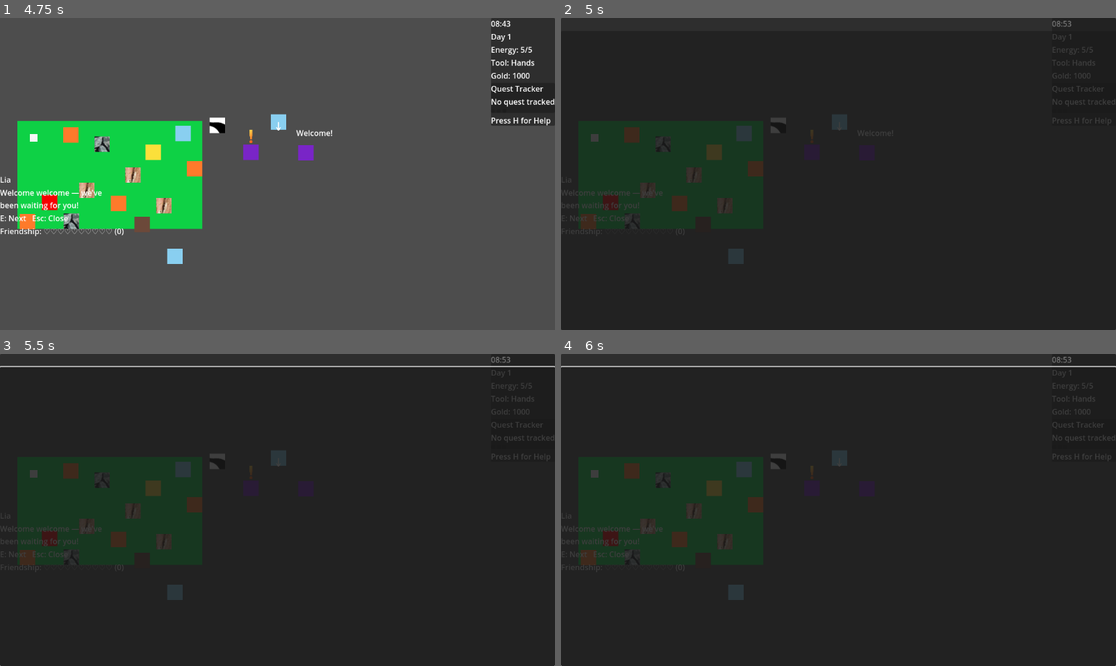
Above: before the commit, frames 1-4 (two rows, left to right).
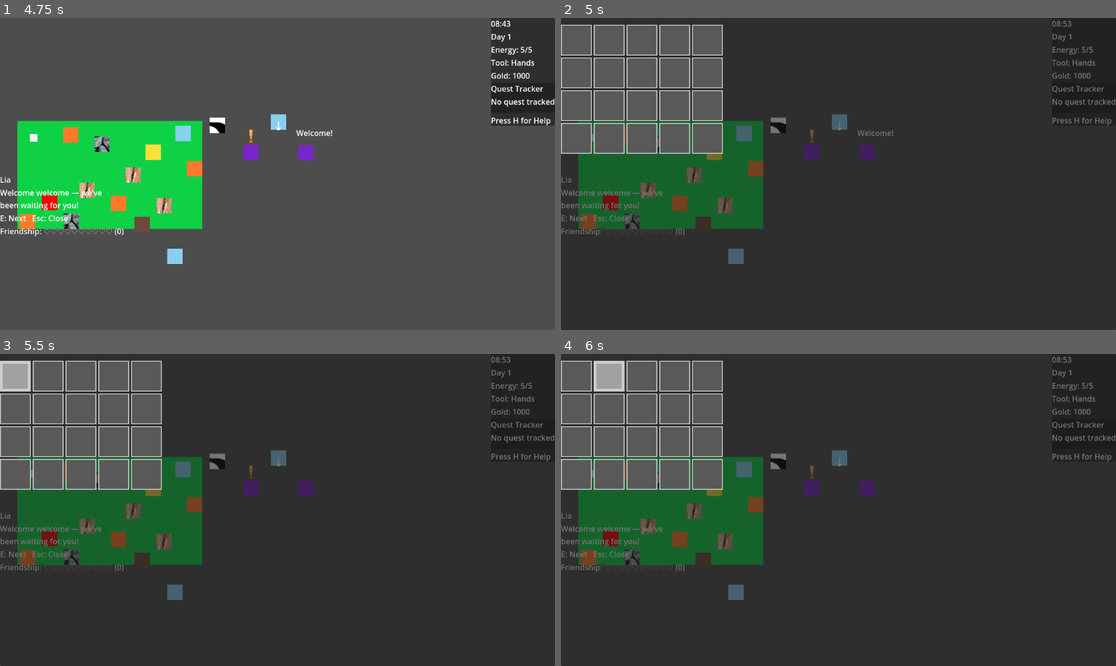
Above: after the commit, the same moments.

Repository: Elias-Fariz/agri-cultured
Game: Godot game, scene res://tscn/Farm.tscn
The game is run twice, just before and just after one commit, with the same random seed, the same clock (stepped at 60 frames per second) and the same inputs.
Inputs (mouse positions are in pixels of both pictures, inside the frame that each line leads up to):
- Up to frame 1 (4.75 s): tap H (open_help) at 0.5, 2, 2.75, 3.5, 4.25 s; move the mouse to (399, 158) at 0.52 s; hold D (move_right) 0.53-1.25 s; hold E (interact) 0.53-1.25 s; tap Enter (ui_accept) at 0.77, 0.8, 1.07, 2.1, 2.27, 2.57, 3.05, 3.77, 4.07, 4.52, 4.55 s; click (460, 111) at 1.25 s; move the mouse to (166, 189) at 2.02 s; hold S (move_down) 2.03-2.78 s; tap E (interact) at 2.3, 3.8 s; move the mouse to (333, 105) at 2.77 s; hold D (move_right) 2.78-3.53 s; hold = (camera_zoom_in) 2.78-3.53 s; move the mouse to (249, 236) at 3.52 s; hold W (move_up) 3.53-4.28 s; tap - (camera_zoom_out) at 3.6 s; move the mouse to (444, 220) at 4.27 s; hold A (move_left) from 4.28 s (still down); hold E (interact) from 4.28 s (still down)
- Up to frame 2 (5 s): keep holding A (move_left); keep holding E (interact); tap Enter (ui_accept) at 4.82 s; tap T (open_inventory) at 4.9 s
- Up to frame 3 (5.5 s): release A (move_left) at 5 s; release E (interact) at 5 s; click (16, 375) at 5.02 s
- Up to frame 4 (6 s): click (610, 375) at 5.77 s

Frame 1 is identical in both runs. In frame 2, 21% of the frame differs, in the area x 0-100%, y 2-79%; in frame 3, 22%, in the area x 0-100%, y 2-100%; in frame 4, 22%.

Commit message:
inventory revamp!
changed inventory system to now be a grid system able to hover and select items, will need to apply drag-and-drop later

Diff:
--- /dev/null
+++ b/scripts/InventorySlot.gd
@@ -0,0 +1,136 @@
+# res://ui/inventory/InventorySlot.gd
+extends Button
+class_name InventorySlot
+
+@onready var image: TextureRect = $Icon
+@onready var name_label: Label = $Name
+@onready var qty_label: Label = $Qty
+
+var slot_index: int = -1
+var item_id: String = ""
+var qty: int = 0
+var has_item: bool = false
+
+@export var style_empty: StyleBox
+@export var style_filled: StyleBox
+@export var style_hover: StyleBox
+@export var style_selected: StyleBox   # optional, but nice for toggle_mode selection
+
+var _hovered: bool = false
+
+func _ready() -> void:
+	mouse_entered.connect(_on_mouse_enter)
+	mouse_exited.connect(_on_mouse_exit)
+
+	# ✅ refresh visuals whenever Godot changes button_pressed (click OR code)
+	toggled.connect(_on_toggled)
+
+	_apply_visual_state()
+
+
+func _on_toggled(_pressed: bool) -> void:
+	_apply_visual_state()
+
+
+# Optional: lets InventoryUI force a refresh after it changes button_pressed
+func refresh_visuals() -> void:
+	_apply_visual_state()
+
+
+# -------------------------------------------------------------------
+# Public API
+# -------------------------------------------------------------------
+func set_item(id: String, count: int, tex: Texture2D) -> void:
+	item_id = id
+	qty = count
+	has_item = (id.strip_edges() != "" and count > 0)
+
+	# IMPORTANT: don't disable the Button, or "disabled" style will override everything.
+	# We'll just ignore presses when empty instead.
+	disabled = false
+	focus_mode = Control.FOCUS_ALL if has_item else Control.FOCUS_NONE
+	mouse_default_cursor_shape = Control.CURSOR_POINTING_HAND if has_item else Control.CURSOR_ARROW
+
+	# Quantity
+	qty_label.text = str(count) if has_item else ""
+
+	# Icon vs name fallback
+	if has_item and tex != null:
+		image.texture = tex
+		image.visible = true
+		name_label.visible = false
+	else:
+		image.texture = null
+		image.visible = false
+		name_label.visible = has_item
+		name_label.text = id
+
+	_apply_visual_state()
+
+
+func clear_item() -> void:
+	set_item("", 0, null)
+
+
+# -------------------------------------------------------------------
+# Input behavior
+# -------------------------------------------------------------------
+func _on_pressed() -> void:
+	# If empty, immediately unpress / untoggle and do nothing.
+	if not has_item:
+		set_pressed_no_signal(false)
+
+
+# -------------------------------------------------------------------
+# Hover visuals
+# -------------------------------------------------------------------
+func _on_mouse_enter() -> void:
+	_hovered = true
+	_apply_visual_state()
+
+func _on_mouse_exit() -> void:
+	_hovered = false
+	_apply_visual_state()
+
+
+# -------------------------------------------------------------------
+# Style application
+# -------------------------------------------------------------------
+func _apply_visual_state() -> void:
+	# Safety: if you forgot to assign styleboxes in the inspector, don’t crash.
+	var base_style: StyleBox = style_filled if has_item else style_empty
+
+	# Base states
+	if base_style != null:
+		add_theme_stylebox_override("normal", base_style)
+		add_theme_stylebox_override("disabled", base_style) # just in case you disable later
+		add_theme_stylebox_override("focus", base_style)
+
+	# Hover state
+	if _hovered and style_hover != null:
+		add_theme_stylebox_override("hover", style_hover)
+
+		# This is the trick: some Button states still draw "normal" while hovered,
+		# depending on theme, so also override normal during hover.
+		add_theme_stylebox_override("normal", style_hover)
+	else:
+		# Remove hover override; restore base style
+		remove_theme_stylebox_override("hover")
+		if base_style != null:
+			add_theme_stylebox_override("normal", base_style)
+
+	# Selected (toggle_mode) look — apply to normal too so it persists after mouse-up
+	if button_pressed and style_selected != null:
+		add_theme_stylebox_override("normal", style_selected)
+		add_theme_stylebox_override("hover", style_selected)
+		add_theme_stylebox_override("pressed", style_selected)
+		add_theme_stylebox_override("focus", style_selected)
+		add_theme_stylebox_override("disabled", style_selected)
+	else:
+		# restore base styles
+		if base_style != null:
+			add_theme_stylebox_override("normal", base_style)
+			add_theme_stylebox_override("pressed", base_style)
+			add_theme_stylebox_override("focus", base_style)
+			add_theme_stylebox_override("disabled", base_style)
+		# hover is handled by your hover logic above
--- a/scripts/InventoryUI.gd
+++ b/scripts/InventoryUI.gd
@@ -1,72 +1,37 @@
-# InventoryUI.gd
+# res://ui/InventoryUI.gd
 extends BaseOverlay
 
 @onready var panel: Panel = $Panel
-@onready var item_list: ItemList = $Panel/VBoxContainer/ItemList
-
+@onready var grid: GridContainer = $Panel/VBoxContainer/Scroll/Grid
+
+@export var slot_count: int = 30            # ✅ change this later anytime
+@export var columns: int = 6                # Grid width
+@export var slot_scene: PackedScene = preload("res://ui/InventorySlot.tscn")
+
+var _slots: Array[InventorySlot] = []
+
+var _selected_slot_index: int = -1
 var _selected_item_id: String = ""
-var _selected_index: int = -1
+
+var _slot_group := ButtonGroup.new()
 
 func _ready() -> void:
 	super._ready()
 	if Engine.is_editor_hint():
 		return
 
-	# Track selection changes
-	item_list.item_selected.connect(_on_item_selected)
-	item_list.item_activated.connect(_on_item_activated) # double-click or Enter depending on OS
-
+	_slot_group.allow_unpress = true
+	_build_slots()
 	_refresh_from_gamestate()
-
-
-func _unhandled_input(event: InputEvent) -> void:
-	if Engine.is_editor_hint():
-		return
-	if not is_open():
-		return
-
-	# Press Enter to "use" the selected item (eat if edible)
-	if event.is_action_pressed("ui_accept"):
-		_try_use_selected()
-		get_viewport().set_input_as_handled()
-		return
-
-	# Optional: Press E to use as well (only if you want)
-	# Make sure you have an input action named "interact" or "ui_use"
-	if event.is_action_pressed("interact"):
-		_try_use_selected()
-		get_viewport().set_input_as_handled()
-		return
-
-
-func set_items(items: Dictionary) -> void:
-	item_list.clear()
-
-	# Keep stable ordering so selection doesn't jump too much
-	var keys: Array = items.keys()
-	keys.sort()
-
-	for key_any in keys:
-		var id := String(key_any)
-		var count := int(items[key_any])
-		var row_text := "%s x%d" % [id, count]
-
-		# Store the item id in metadata so we can retrieve it safely
-		var idx := item_list.add_item(row_text)
-		item_list.set_item_metadata(idx, id)
-
-	# Restore selection if possible
-	_restore_selection()
-
 
 func show_ui() -> void:
 	super.show_overlay()
 	_refresh_from_gamestate()
-
+	_clear_selection()
 
 func hide_ui() -> void:
+	_clear_selection()
 	super.hide_overlay()
-
 
 func toggle_ui() -> void:
 	if panel.visible:
@@ -74,77 +39,176 @@
 	else:
 		show_ui()
 
-
 func is_open() -> bool:
 	return panel.visible
 
-
-# -------------------------
-# Internals
-# -------------------------
+func _unhandled_input(event: InputEvent) -> void:
+	if Engine.is_editor_hint():
+		return
+	if not is_open():
+		return
+
+	if event.is_action_pressed("ui_accept") or event.is_action_pressed("interact"):
+		_try_use_selected()
+		get_viewport().set_input_as_handled()
+		return
+
+func _build_slots() -> void:
+	# Configure columns
+	grid.columns = max(1, columns)
+
+	# Clear existing children (if any)
+	for c in grid.get_children():
+		c.queue_free()
+	_slots.clear()
+
+	# Build slot instances
+	for i in range(slot_count):
+		var s := slot_scene.instantiate() as InventorySlot
+		grid.add_child(s)
+		s.slot_index = i
+		s.toggle_mode = true
+		s.focus_mode = Control.FOCUS_ALL
+		s.toggled.connect(_on_slot_toggled.bind(i))
+		s.button_group = _slot_group
+		s.toggle_mode = true
+		s.action_mode = BaseButton.ACTION_MODE_BUTTON_RELEASE  # important in Godot 4
+		_slots.append(s)
+
+	# Default select first slot
+	_selected_slot_index = -1
+	_selected_item_id = ""
 
 func _refresh_from_gamestate() -> void:
-	# Assumes GameState.inventory is your Dictionary of item_id -> qty
-	# If it’s named differently, tell me and I’ll adjust.
-	set_items(GameState.inventory)
-
-
-func _on_item_selected(index: int) -> void:
-	_selected_index = index
-	_selected_item_id = _get_item_id_at(index)
-
-
-func _on_item_activated(index: int) -> void:
-	# Activated is like double-click / Enter
-	_selected_index = index
-	_selected_item_id = _get_item_id_at(index)
-	_try_use_selected()
-
-
-func _get_item_id_at(index: int) -> String:
-	if index < 0 or index >= item_list.item_count:
-		return ""
-	var meta = item_list.get_item_metadata(index)
-	return String(meta)
-
+	# Convert GameState.inventory (Dictionary item_id -> qty) into a stable list
+	var inv: Dictionary = GameState.inventory
+
+	var ids: Array[String] = []
+	for k in inv.keys():
+		var id := String(k)
+		var qty := int(inv[k])
+		if id != "" and qty > 0:
+			ids.append(id)
+	ids.sort() # stable ordering
+
+	# Fill slots
+	for i in range(_slots.size()):
+		var slot := _slots[i]
+		if i < ids.size():
+			var id := ids[i]
+			var qty := int(inv.get(id, 0))
+			var tex := _get_item_icon(id)
+			slot.set_item(id, qty, tex)
+		else:
+			slot.clear_item()
+
+	# Restore selection
+	_restore_selection()
+
+func _on_slot_pressed(i: int) -> void:
+	if i < 0 or i >= _slots.size():
+		return
+	if _slots[i].item_id == "" or _slots[i].qty <= 0:
+		# ✅ don’t select empties
+		return
+
+	_select_slot(i)
+
+func _select_slot(i: int) -> void:
+	if i < 0 or i >= _slots.size():
+		return
+
+	for j in range(_slots.size()):
+		if j != i:
+			_slots[j].button_pressed = false
+			_slots[j].refresh_visuals() # ✅ immediate unhighlight
+
+	_slots[i].button_pressed = true
+	_slots[i].refresh_visuals()      # ✅ immediate highlight
+
+	_selected_slot_index = i
+	_selected_item_id = _slots[i].item_id
+
+func _restore_selection() -> void:
+	# If we had an item selected, try to re-select it
+	if _selected_item_id != "":
+		for i in range(_slots.size()):
+			if _slots[i].item_id == _selected_item_id:
+				_select_slot(i)
+				return
+
+	# Otherwise select first non-empty slot, else none
+	for i in range(_slots.size()):
+		if _slots[i].item_id != "":
+			_select_slot(i)
+			return
+
+	_selected_slot_index = -1
+	_selected_item_id = ""
 
 func _try_use_selected() -> void:
+	# If nothing selected, pick the first item
 	if _selected_item_id == "":
-		# Nothing selected: pick first item if exists (friendly)
-		if item_list.item_count > 0:
-			item_list.select(0)
-			_on_item_selected(0)
-		else:
+		_restore_selection()
+		if _selected_item_id == "":
 			return
 
-	# Try to consume (eat)
+	# Attempt to consume/eat (your existing GameState logic)
 	var used := GameState.consume_item(_selected_item_id)
 	if used:
 		_refresh_from_gamestate()
-
-		# If the selected item disappeared (qty hit 0), update selection
-		_restore_selection()
 	else:
-		# Optional: feedback if not edible or energy full
-		# (Keep it quiet if you prefer)
+		# Optional: tiny feedback later (toast) if you want
 		pass
 
-
-func _restore_selection() -> void:
-	if item_list.item_count <= 0:
-		_selected_index = -1
+func _get_item_icon(item_id: String) -> Texture2D:
+	if ItemDb != null and ItemDb.has_method("get_item"):
+		var data = ItemDb.get_item(item_id)
+		if data != null:
+			# ItemData.icon is exactly what we want
+			var tex: Variant = data.icon
+			if tex is Texture2D:
+				return tex
+	return null
+
+func _on_slot_toggled(pressed: bool, index: int) -> void:
+	if not pressed:
+		return
+
+	if index < 0 or index >= _slots.size():
+		return
+
+	var slot := _slots[index]
+
+	# ✅ Block empty slots from being selected — and keep NOTHING selected
+	if slot.item_id == "" or slot.qty <= 0:
+		# Untoggle the clicked empty slot immediately
+		slot.button_pressed = false
+		if slot.has_method("refresh_visuals"):
+			slot.refresh_visuals()
+
+		# Clear selection state
+		_selected_slot_index = -1
 		_selected_item_id = ""
-		return
-
-	# If we still have same item id somewhere, reselect it
-	if _selected_item_id != "":
-		for i in range(item_list.item_count):
-			if _get_item_id_at(i) == _selected_item_id:
-				item_list.select(i)
-				_selected_index = i
-				return
-
-	# Otherwise select first item
-	item_list.select(0)
-	_selected_index = 0
-	_selected_item_id = _get_item_id_at(0)
+
+		# Also clear any other toggles (just to be extra safe)
+		for s in _slots:
+			if s.button_pressed:
+				s.button_pressed = false
+				if s.has_method("refresh_visuals"):
+					s.refresh_visuals()
+
+		return
+
+	# ✅ Valid selection
+	_selected_slot_index = index
+	_selected_item_id = slot.item_id
+
+func _clear_selection() -> void:
+	_selected_slot_index = -1
+	_selected_item_id = ""
+
+	for s in _slots:
+		s.button_pressed = false
+		if s.has_method("refresh_visuals"):
+			s.refresh_visuals()
--- a/scripts/Player.gd
+++ b/scripts/Player.gd
@@ -136,7 +136,6 @@
 
 	if event.is_action_pressed("open_inventory"):
 		# Refresh UI content then toggle
-		inventory_ui.set_items(GameState.inventory)
 		inventory_ui.toggle_ui()
 		return
 
--- /dev/null
+++ b/ui/InventorySlot.tscn
@@ -0,0 +1,59 @@
+[gd_scene load_steps=6 format=3 uid="uid://cdl24vnfjtm3q"]
+
+[ext_resource type="Script" uid="uid://dilo4ughk18uf" path="res://scripts/InventorySlot.gd" id="1_1m8ot"]
+
+[sub_resource type="StyleBoxFlat" id="StyleBoxFlat_1m8ot"]
+bg_color = Color(0.34781694, 0.34781697, 0.34781682, 1)
+border_width_left = 2
+border_width_top = 2
+border_width_right = 2
+border_width_bottom = 2
+
+[sub_resource type="StyleBoxFlat" id="StyleBoxFlat_5uilj"]
+bg_color = Color(0.5330367, 0.5330367, 0.5330366, 1)
+border_width_left = 4
+border_width_top = 4
+border_width_right = 4
+border_width_bottom = 4
+
+[sub_resource type="StyleBoxFlat" id="StyleBoxFlat_yp5n2"]
+bg_color = Color(0.6296744, 0.6296749, 0.62967455, 1)
+border_width_left = 6
+border_width_top = 6
+border_width_right = 6
+border_width_bottom = 6
+
+[sub_resource type="StyleBoxFlat" id="StyleBoxFlat_mxn3t"]
+bg_color = Color(0.7840552, 0.50580466, 0.5953078, 1)
+
+[node name="InventorySlot" type="Button"]
+custom_minimum_size = Vector2(64, 64)
+offset_right = 8.0
+offset_bottom = 8.0
+toggle_mode = true
+script = ExtResource("1_1m8ot")
+style_empty = SubResource("StyleBoxFlat_1m8ot")
+style_filled = SubResource("StyleBoxFlat_5uilj")
+style_hover = SubResource("StyleBoxFlat_yp5n2")
+style_selected = SubResource("StyleBoxFlat_mxn3t")
+
+[node name="Icon" type="TextureRect" parent="."]
+layout_mode = 0
+offset_right = 40.0
+offset_bottom = 40.0
+mouse_filter = 2
+
+[node name="Name" type="Label" parent="."]
+custom_minimum_size = Vector2(64, 64)
+layout_mode = 0
+offset_right = 40.0
+offset_bottom = 23.0
+vertical_alignment = 3
+
+[node name="Qty" type="Label" parent="."]
+custom_minimum_size = Vector2(64, 64)
+layout_mode = 0
+offset_right = 40.0
+offset_bottom = 23.0
+horizontal_alignment = 2
+vertical_alignment = 2
--- a/ui/InventoryUI.tscn
+++ b/ui/InventoryUI.tscn
@@ -4,6 +4,8 @@
 
 [node name="InventoryUI" type="CanvasLayer"]
 script = ExtResource("1_w7o80")
+slot_count = 20
+columns = 5
 visual_node_path = NodePath("Panel")
 start_visible_in_game = false
 is_modal = true
@@ -30,6 +32,10 @@
 [node name="Inventory" type="Label" parent="Panel/VBoxContainer"]
 layout_mode = 2
 
-[node name="ItemList" type="ItemList" parent="Panel/VBoxContainer"]
+[node name="Scroll" type="ScrollContainer" parent="Panel/VBoxContainer"]
+custom_minimum_size = Vector2(1152, 648)
 layout_mode = 2
-size_flags_vertical = 3
+
+[node name="Grid" type="GridContainer" parent="Panel/VBoxContainer/Scroll"]
+layout_mode = 2
+columns = 6
Not shown, changed: requirements.txt
Not shown, added: scripts/InventorySlot.gd.uid
